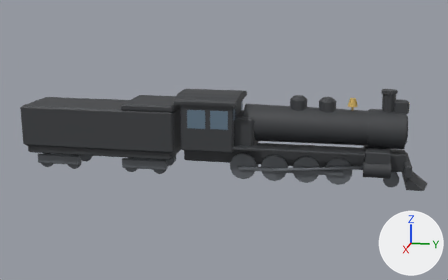
A saved change to the glTF model models/freedom-park-locomotive.glb.
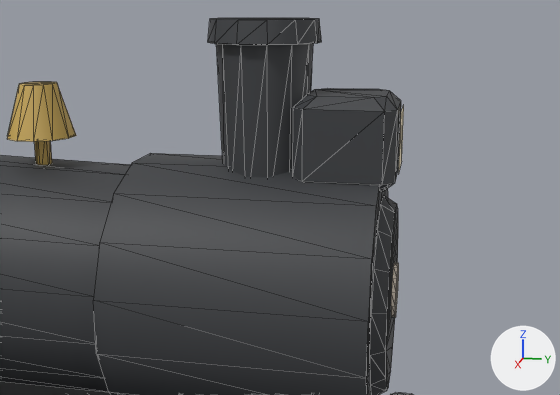
There are two pictures of each version: one whole from a 50 mm lens placed at (31.45, 6.55, 9.7), pointed at (0.09, 0.28, 1.86), one close up from a 50 mm lens placed at (5.42, 9.79, 4.86), pointed at (0.18, 8.74, 3.55). Every picture has the same lights, and +X, +Y and +Z are marked at lower right. The last two pictures show the newer version. The close-ups show mesh edges as thin lines. Vertices at exactly the same position are counted once.

The older version as bpy lines, for what is in view:
```python
me_gainesville_midland_no__301 = bpy.data.meshes.new('Gainesville Midland No. 301')
me_gainesville_midland_no__301.from_pydata(...)  # 1483 vertices, 2604 faces; spans x -1.6..1.6, y -10.6..10.8, z 0.0..4.8
# faces by material slot: [1260, 1240, 12, 56, 34, 2]
me_gainesville_midland_no__301.materials.append(mat_locomotive_black)  # dark grey #3d3f42
me_gainesville_midland_no__301.materials.append(mat_locomotive_steel)  # dark grey #63676c
me_gainesville_midland_no__301.materials.append(mat_window)  # blue #647a8b
me_gainesville_midland_no__301.materials.append(mat_brass)  # yellow #caa959
me_gainesville_midland_no__301.materials.append(mat_trim)  # pale yellow #fff0de
me_gainesville_midland_no__301.materials.append(mat_entrance)  # beige #fff0ce
ob_gainesville_midland_no__301 = bpy.data.objects.new('Gainesville Midland No. 301', me_gainesville_midland_no__301)
ob_gainesville_midland_no__301.location = (0.0, 0.0, 0.0)
```
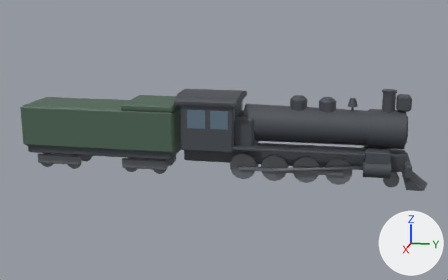
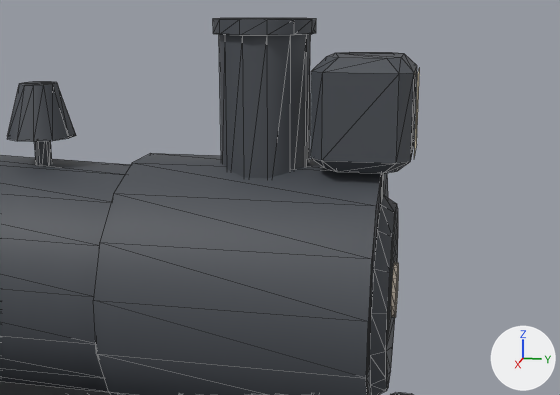
Location of each change, (x1, y1, x2, y2) in pixels of the close-ups (560 x 395 px; the box of a moved part takes in the faces that stretch with it):
'Gainesville Midland No. 301', reshaped: before (0, 18, 413, 395); after (0, 18, 420, 395)
part 1 of me_gainesville_midland_no__301, moved or reshaped (not visible afterwards): before (293, 88, 401, 192)
part 2 of me_gainesville_midland_no__301, added: after (414, 68, 420, 156)
part 3 of me_gainesville_midland_no__301, built on: before (398, 105, 404, 175); after (310, 52, 417, 174)
part 4 of me_gainesville_midland_no__301, recoloured (darker): (7, 82, 76, 165) in both

What changed in the scene script:
```text
Add mat_tender_green:
    mat_tender_green = principled_material('tender-green')
    mat_tender_green.base_color = (0.0759, 0.133, 0.0915)  # greyish green #4e6655
    mat_tender_green.roughness = 0.6
Change me_gainesville_midland_no__301:
    used by ob_gainesville_midland_no__301; location = (0.0, 0.0, 0.0)
    remove me_gainesville_midland_no__301.from_pydata(...)  # 1483 vertices, 2604 faces; spans x -1.6..1.6, y -10.6..10.8, z 0.0..4.8
    add me_gainesville_midland_no__301.from_pydata(...)  # 1515 vertices, 2664 faces; spans x -1.6..1.6, y -10.6..10.8, z 0.0..4.8
    me_gainesville_midland_no__301 part 1: the loose piece of 32 vertices spanning x -0.3..0.3, y 8.9..9.6, z 3.6..4.3 is scaled about its middle by (0.347, 0.53, 0.506), then moved by (0.0, 0.1, -0.3)
    me_gainesville_midland_no__301 part 2: the loose piece of 4 vertices spanning x -0.2..0.2, y 9.6, z 3.8..4.2 is copied, and the copy is moved by (0.0, 0.1, 0.2); it spans x -0.3..0.3, y 9.7, z 3.9..4.4
    me_gainesville_midland_no__301 part 3
    2 vertices are removed from x -0.2..0.2, y 9.6, z 4.2
    2 faces are deleted
    22 vertices are added at x -0.4..0.4, y 9.0..9.6, z 3.8..4.5
    8 new vertices lie (0.0, 0.0, 0.5) away from vertices in x -0.4..0.4, y 9.0..9.6, z 3.9
    60 new faces join them, mat_locomotive_black (dark grey #494d53)
    me_gainesville_midland_no__301 part 4: 56 faces spanning x -0.3..0.3, y 6.6..7.1, z 3.6..4.3 switch from mat_brass (yellow #caa959) to mat_locomotive_black (dark grey #494d53)
    other edits to the shape of me_gainesville_midland_no__301 do not show in these pictures
    add me_gainesville_midland_no__301.materials.append(mat_tender_green)  # greyish green #4e6655
```
